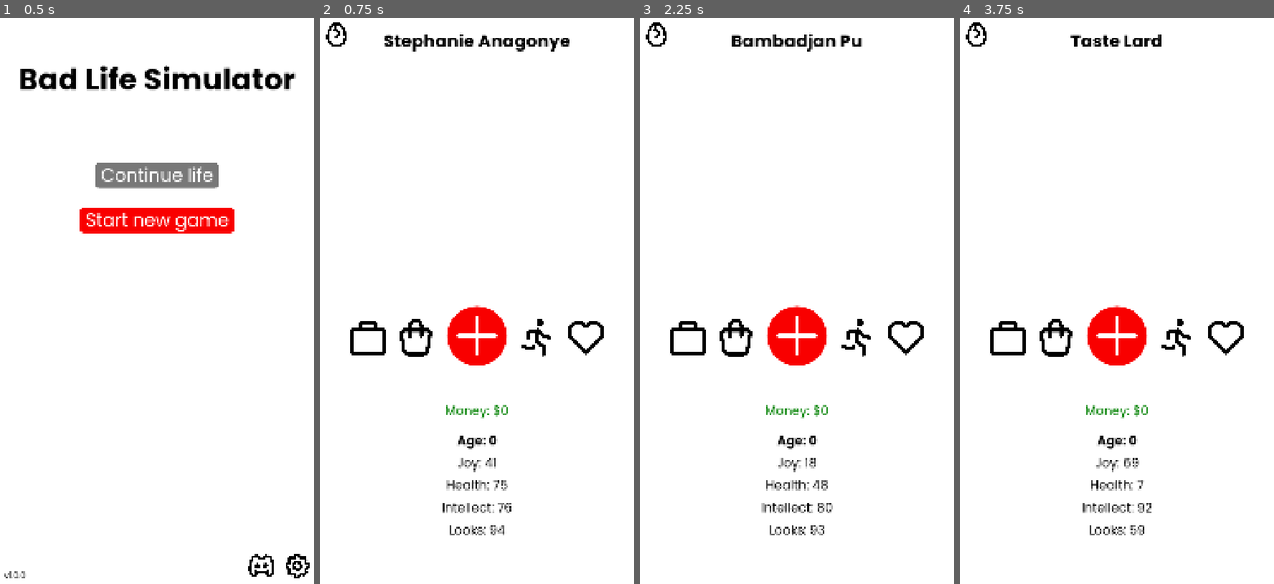
Above: before the commit, frames 1-4 (left to right).
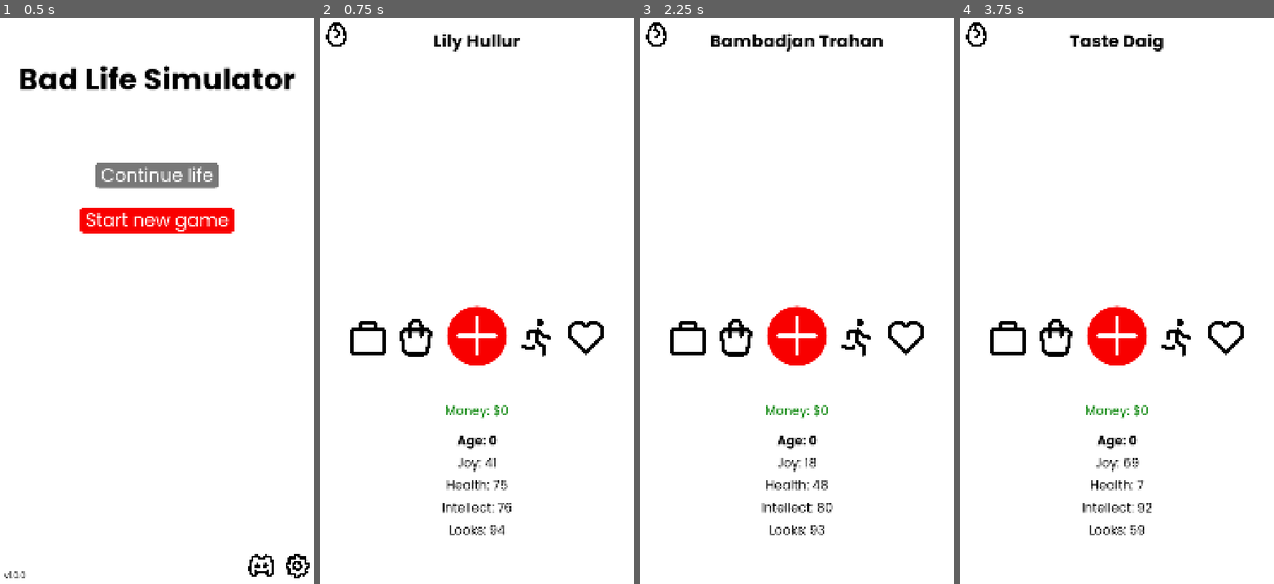
Above: after the commit, the same moments.

Repository: gaulsoodmanbls/badlifesimulator
Game: Godot game, scene res://pages/index.tscn
Two runs of this game, one before a commit and one after it. Both use one fixed random seed, a clock stepped at 60 frames per second and the inputs below.
Inputs (mouse positions are in pixels of both pictures, inside the frame that each line leads up to):
- Up to frame 1 (0.5 s): no input
- Up to frame 2 (0.75 s): click "Start new game" at 0.5 s
- Up to frame 3 (2.25 s): click (655, 34) at 1.25 s; click "New game" at 2 s
- Up to frame 4 (3.75 s): click (975, 34) at 2.75 s; click "New game" at 3.5 s

Frame 1 is identical in both runs. In frame 2, 0.8% of the frame differs, in the area x 20-80%, y 2-6%; in frame 3, 0.9%, in the area x 22-78%, y 2-6%; in frame 4, 0.3%.

Commit message:
fixed two bugs
fixed cousins sometimes having negative ages; turns out it would use the INDEX of your aunt/uncle to generate their age instead of the AGE at the index of your aunt/uncle. Also fixed your second parent sometimes not having a last name. If you had two parents and they weren't married, the second parent's last name would just straight up be skipped. Now, they're assigned a random last name.

Diff:
--- a/pages/death.tscn
+++ b/pages/death.tscn
@@ -135,7 +135,6 @@
 metadata/_edit_use_anchors_ = true
 
 [node name="backgroundRed" type="TextureRect" parent="." unique_id=220519884]
-visible = false
 offset_right = 1080.0
 offset_bottom = 1920.0
 texture = ExtResource("3_4vejq")
@@ -147,7 +146,6 @@
 autoplay = &"fade"
 
 [node name="youDiedWhite" type="Label" parent="." unique_id=1643953276]
-visible = false
 modulate = Color(1, 1, 1, 0)
 offset_right = 1080.0
 offset_bottom = 1920.0
--- a/pages/scripts/death.gd
+++ b/pages/scripts/death.gd
@@ -55,6 +55,8 @@
 			$levelUp.text = "Level up"
 	elif timerRuns == 15:
 		$home.position.x = 402 #puts the home button on-screen
+		$"100ms".queue_free() #this is the last thing the timer has to take care of, and so it can safely be combusted in the name of (ever so slightly) improving performance
+		$backgroundRed.queue_free() #also deletes the background, because even though it would be invisible at this point, I think it interferes with you interacting with anything on-screen (i.e. the button) because it's drawn on top
 	timerRuns += 1
 
 
--- a/pages/scripts/newRandomGame.gd
+++ b/pages/scripts/newRandomGame.gd
@@ -110,7 +110,7 @@
 	global.causeOfDeath = ""
 	global.XPQueued = 0
 	#testing variables
-	global.RAUE = false
+	global.RAUE = true
 	#prints stuff
 	print("Joy: " + str(global.joy))
 	print("Health: " + str(global.health))
@@ -242,13 +242,15 @@
 				global.familyLastNames.append(global.lastName) #gives them the family surname
 			else: #if you have two parents BUT they're aren't married
 				var parentsBeforeThis = false #are there any parents in the familyTypes array before this one? The first parent in the array will get your surname. False by default so it only gets changed if there are other parents before.
-				var x = i-1 #used to keep track of which family member we're checking. Starts off by checking the
-				while x >= 0: #while there are still family members earlier in the array before this one
+				var x = i-1 #used to keep track of which family member we're checking. Starts off by checking the family member before this one.
+				while x >= 0: #while there are still family members earlier in the array
 					if global.familyTypes[x] == "Mother" || global.familyTypes[x] == "Father": #if the family member at the index x is a parent, that means there is a parent before the one at i
 						parentsBeforeThis = true #the parent at index i is not the first parent
 					x -= 1 #advance
 				if parentsBeforeThis == false: #if, after we checked, we found there aren't any parents in the array before this
 					global.familyLastNames.append(global.lastName) #parent gets your last name
+				if parentsBeforeThis == true: #if there are parents before this one, they already have your last name instead
+					global.familyLastNames.append(lastNames[randi_range(0, lastNames.size() - 1)]) #gives the parent at index i a completely random last name
 		else: #if family member at index i is NOT your parent
 			global.familyLastNames.append(lastNames[randi_range(0, lastNames.size() - 1)]) #gives them a random last name
 		#first names and rare names
@@ -302,11 +304,12 @@
 				ageOfGrandparent = global.familyTypes.find("Grandfather") #if you have neither a grandmother nor a grandfather, this variable won't be used anyway. Don't lose any sleep over it.
 			ageOfGrandparent = global.familyAges[ageOfGrandparent] #sets ageOfGrandparent to the actual age of the grandparent at index ageOfGrandparent (set just before) (it's confusing)
 			global.familyAges.append(randi_range(ageOfParent, ageOfGrandparent - 18)) #gives uncaunt an age. They will be between the age of YOUR parent and 18 years younger than your grandparent (THEIR parent).
-		elif global.familyTypes[i] == "Cousin": #if family member is a... cousin. Look, I don't know man, this is super self-explanatory
-			ageOfUncaunt = global.familyTypes.find("Aunt") #finds index of aunt
+		elif global.familyTypes[i] == "Cousin": #if family member is a... cousin. Look, I don't know man, this is super self-explanatory. This will only ever run if you have cousins, which will only ever happen if you have at least one aunt/uncle (see the family typer section).
+			ageOfUncaunt = global.familyTypes.find("Aunt") #finds index of an aunt
 			if ageOfUncaunt == -1: #if you have NO aunt
-				ageOfUncaunt = global.familyTypes.find("Uncle") #again, if you have neither an aunt nor an uncle, this variable will not be used. Do not bother worrying about it.
-			global.familyAges.append(randi_range(0, ageOfUncaunt - 18)) #gives cousin an age. They will be between 18 and 45 years younger than your Uncaunt (their parent).
+				ageOfUncaunt = global.familyTypes.find("Uncle") #finds the index of an uncle. Again, if you have neither an aunt nor an uncle, this variable (ageOfUncaunt) will not be used in the first place. Do not bother worrying about it.
+			ageOfUncaunt = global.familyAges[ageOfUncaunt] #gets the age of the Uncaunt at the index that was just acquired
+			global.familyAges.append(randi_range(0, ageOfUncaunt - 18)) #gives cousin an age based on the Uncaunt's age. They will be between 18 and 45 years younger than your Uncaunt (their parent).
 	print(global.familyFirstNames)
 	print(global.familyLastNames)
 	print(global.familySexes)
Not shown, changed: data/names/fFirstNames.txt
Not shown, changed: data/names/lastNames.txt
